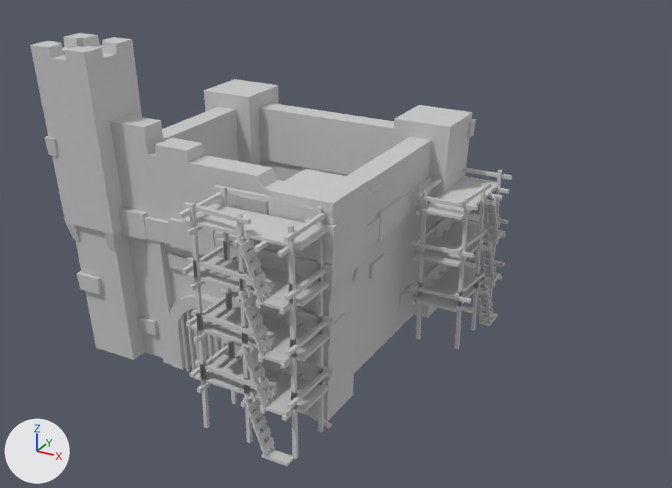
The FBX model Empire - The Last Battle/Assets/Meshes/Buildings/battlebeard_castle_3.FBX, before and after one commit.
Camera for both pictures: a 50 mm camera at (17.3, -26.8, 17.3) aimed at (2.1, 0.7, 3.5). Lighting does not change. The marker at lower left points along +X, +Y and +Z.

Objects in the first picture: 'castle 3'.
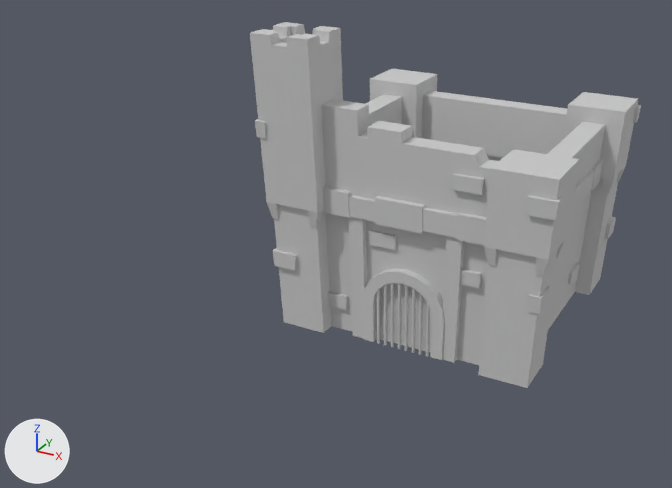
Where the change shows, as pixel boxes (x1, y1, x2, y2) in the pictures (672 x 488 px):
'castle 3', reshaped, moved (19% narrower, 15% shorter)
    before: (30, 33, 512, 466)
    after: (250, 22, 641, 388)
part 1 of me_mesh, deleted
    before: (178, 167, 512, 466)

The edits, one by one:
me_mesh is used by ob_castle_3; location (0.0, 0.0, 0.0).
me_mesh had 2802 vertices, 2045 faces and spanned x -6.94..7.26, y -7.43..5.49, z -0.11..11.16.
me_mesh now has 778 vertices, 527 faces and spans x -5.51..5.51, y -5.49..5.49, z -0.04..11.16.
me_mesh part 1: 253 loose pieces with 2024 vertices, spanning x -6.94..7.26, y -7.43..5.27, z -0.11..7.6, are deleted.
Object 'castle 3' (ob_castle_3) moves from (0.0, 0.0, 0.0) to (5.0, 5.0, 0.0).
